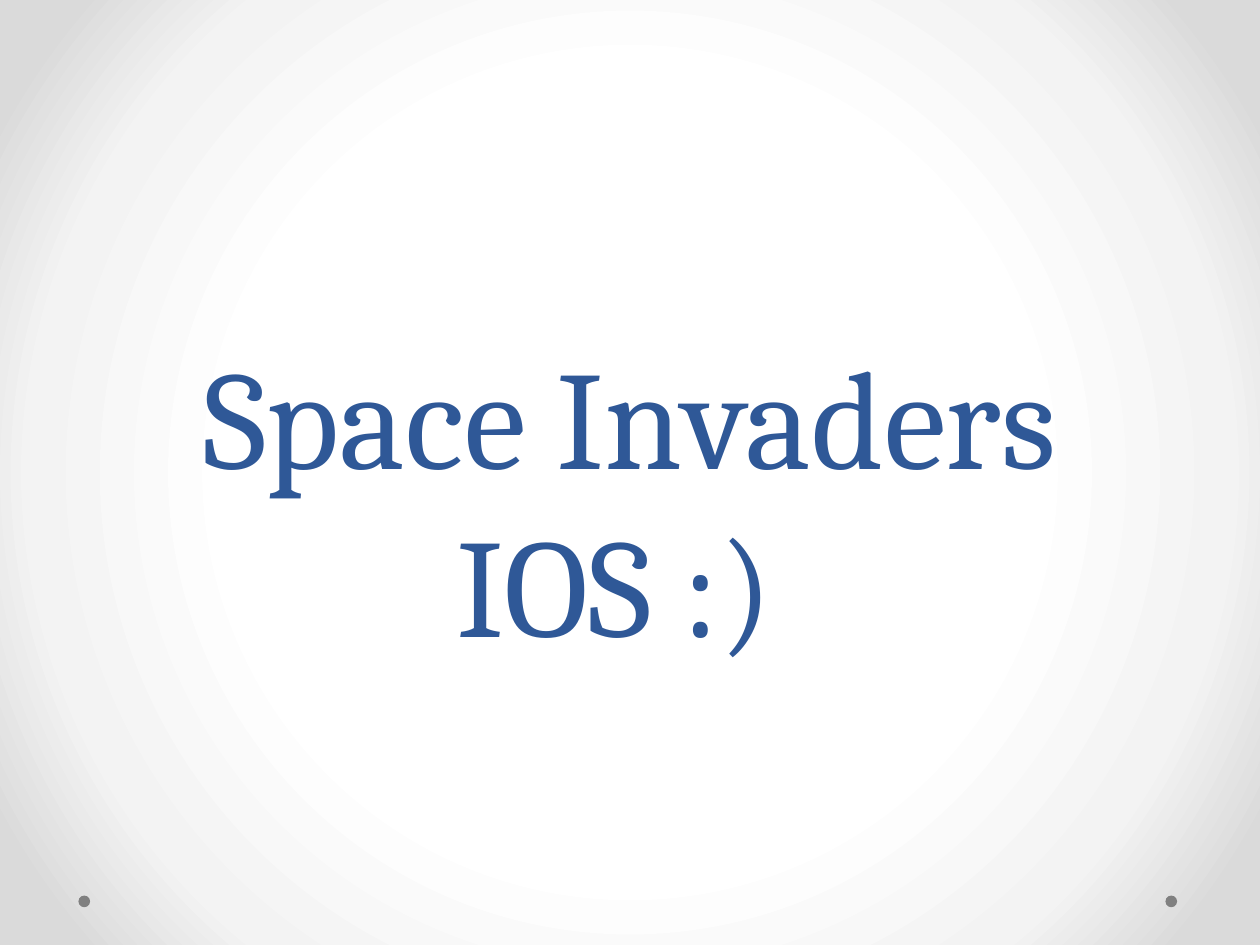
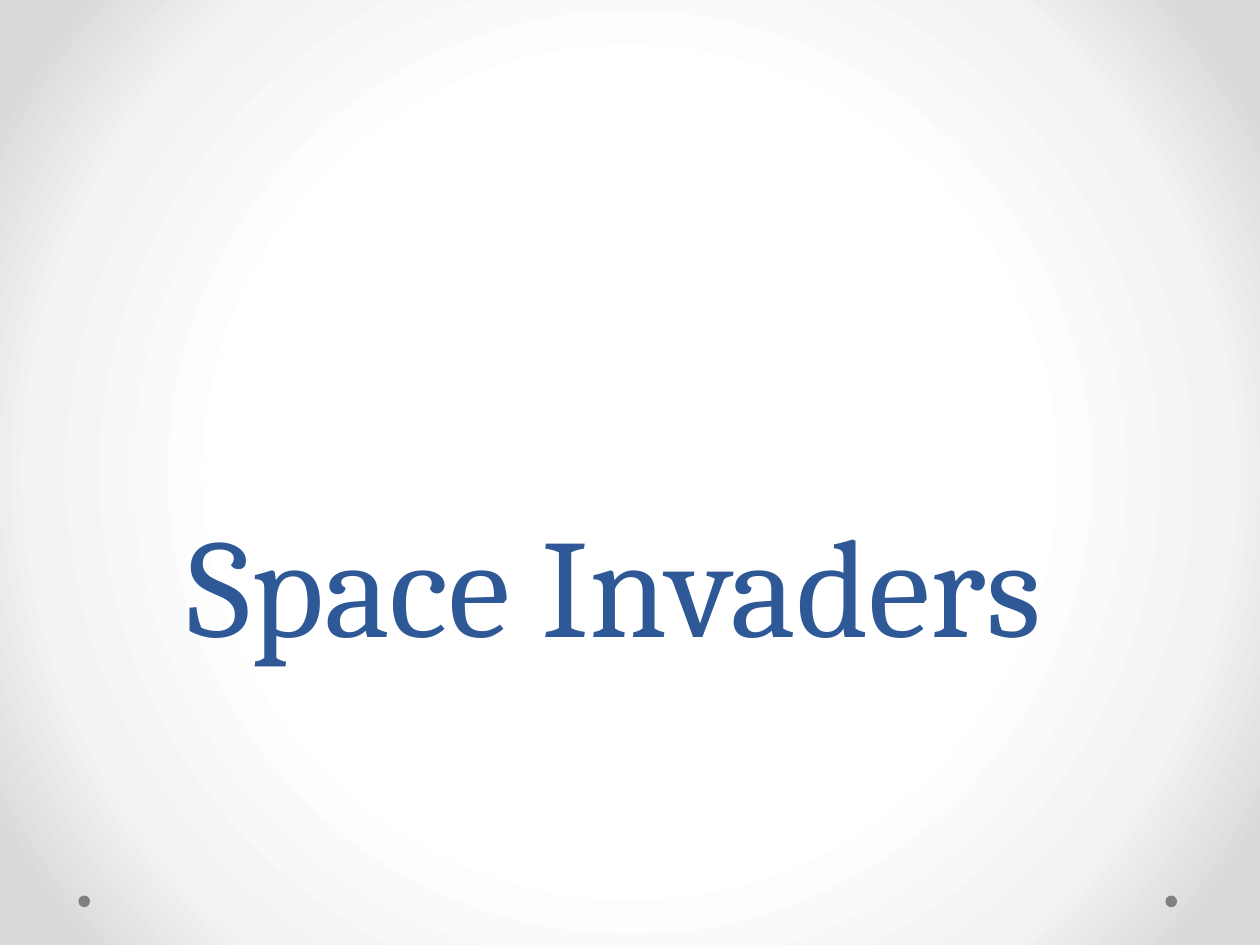
Before and after one commit to mremad/SpaceInvaders-iOS, a slide deck: slide 1 of IPhonePresentation.pptx. Drawn at 1260x945 pixels with LibreOffice and Linux fonts; fonts in the diff are those of the drawing. Boxes give left, top, right and bottom in pixels: in the first picture for what was removed or moved away, otherwise in the second. Text is boxed around its words. In the diff, an @@ line names an element or a change of style, - is before the commit and + after.

```diff
--- a/IPhonePresentation.pptx
+++ b/IPhonePresentation.pptx
@@ title at [188, 539, 1041, 667]: text changed @@
-Space Invaders IOS :)
+Space Invaders
```
Also in this commit, not shown: 2 other files.
